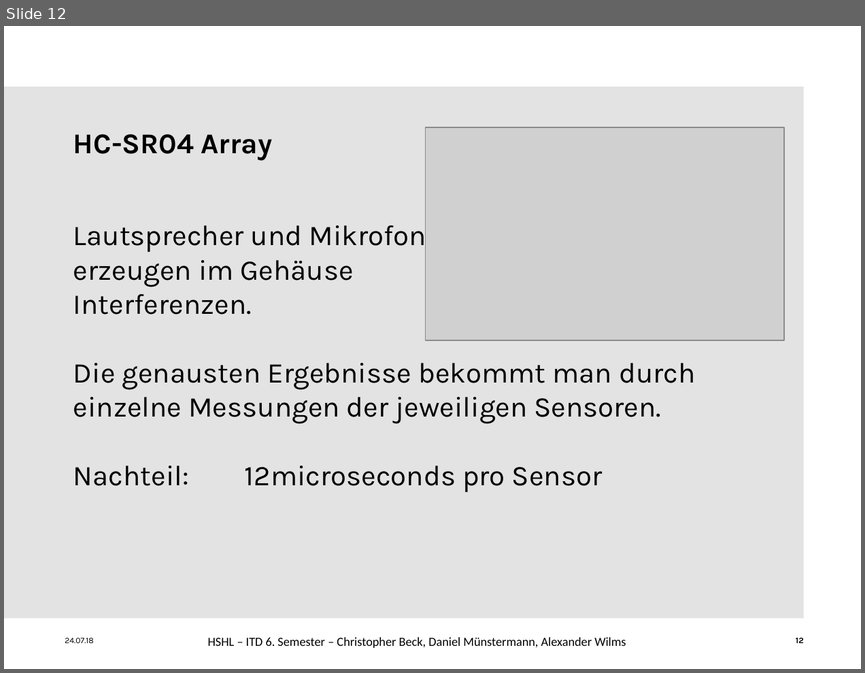
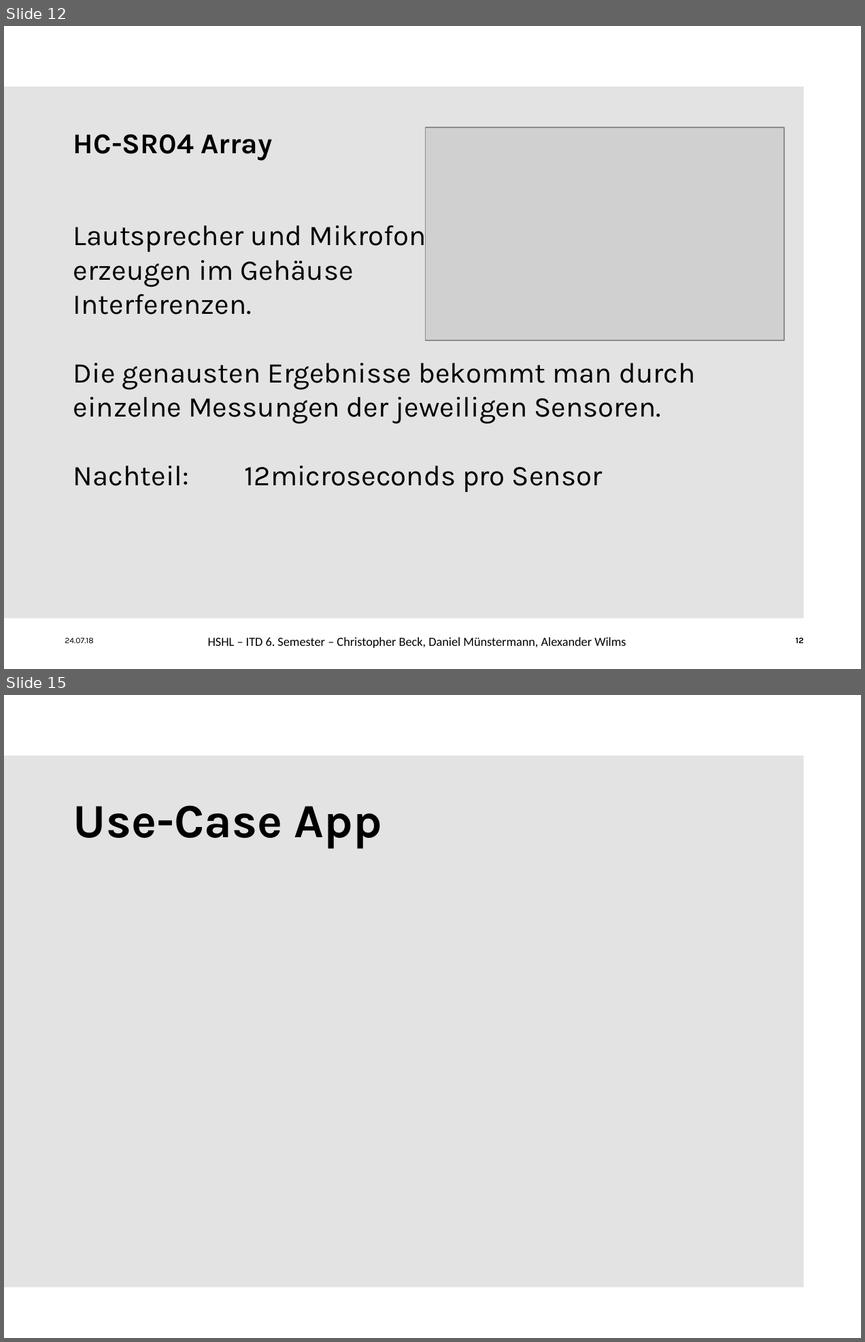
Before and after one commit to ChristineAgethen/Interaktionskonzept_Rollstuhl, a slide deck: Interaktionskonzept.pptx. Shown one above the other, each under a label of ours: slide 12 before the commit, slides 12 and 15 after it; the slides between them are not shown. The pictures are 865x673 and 865x1342 pixels, drawn with LibreOffice and Linux fonts; fonts in the diff are those of the drawing; grey boxes stand for pictures; background and template pictures are left out. Boxes give left, top, right and bottom in pixels: in the first picture for what was removed or moved away, otherwise in the second. Text is boxed around its words. In the diff, an @@ line names an element or a change of style, - is before the commit and + after.

```diff
--- a/Interaktionskonzept.pptx
+++ b/Interaktionskonzept.pptx
@@ slide 15 added at <box>4,695,861,1338</box>, background #FFFFFF; not listed: 1 template element that a slide beside it also shows @@
@@ title added at <box>73,805,382,848</box>, 40 pt, text #000000, bold @@
+Use-Case App
```
Also in this commit, not shown: 4 slides changed, 8 other slides added.
